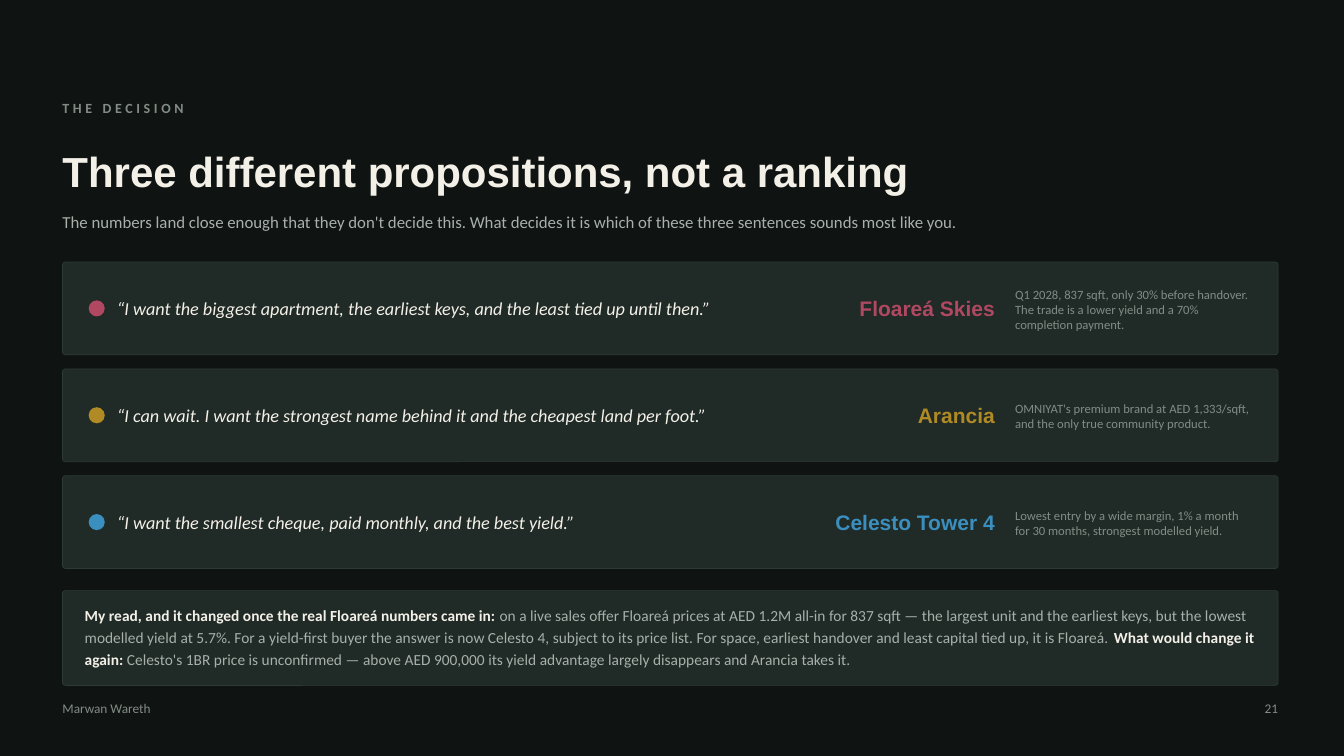
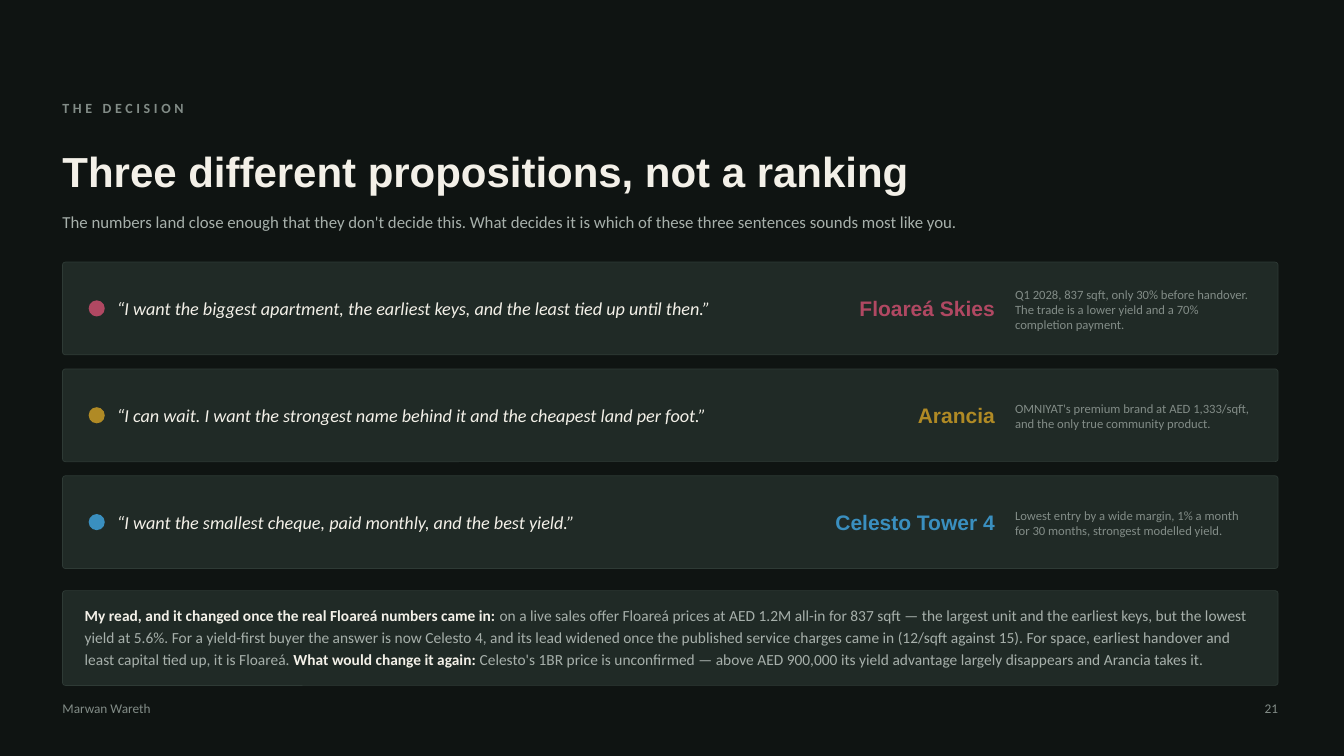
Before and after one commit to MWareth/openai-startup-name-generator, a slide deck: slide 21 of docs/client-deck/Three-Projects-One-Decision.pptx. Drawn at 1344x756 pixels with LibreOffice and Linux fonts; fonts in the diff are those of the drawing. Boxes give left, top, right and bottom in pixels: in the first picture for what was removed or moved away, otherwise in the second. Text is boxed around its words. In the diff, an @@ line names an element or a change of style, - is before the commit and + after.

```diff
--- a/docs/client-deck/Three-Projects-One-Decision.pptx
+++ b/docs/client-deck/Three-Projects-One-Decision.pptx
@@ text at (85,610,1246,668): text changed @@
-My read, and it changed once the real Floareá numbers came in: on a live sales offer Floareá prices at AED 1.2M all-in for 837 sqft — the largest unit and the earliest keys, but the lowest modelled yield at 5.7%. For a yield-first buyer the answer is now Celesto 4, subject to its price list. For space, earliest handover and least capital tied up, it is Floareá. What would change it again: Celesto's 1BR price is unconfirmed — above AED 900,000 its yield advantage largely disappears and Arancia takes it.
+My read, and it changed once the real Floareá numbers came in: on a live sales offer Floareá prices at AED 1.2M all-in for 837 sqft — the largest unit and the earliest keys, but the lowest yield at 5.6%. For a yield-first buyer the answer is now Celesto 4, and its lead widened once the published service charges came in (12/sqft against 15). For space, earliest handover and least capital tied up, it is Floareá. What would change it again: Celesto's 1BR price is unconfirmed — above AED 900,000 its yield advantage largely disappears and Arancia takes it.
```
Also in this commit, not shown: 8 other slides changed, 4 other files.
